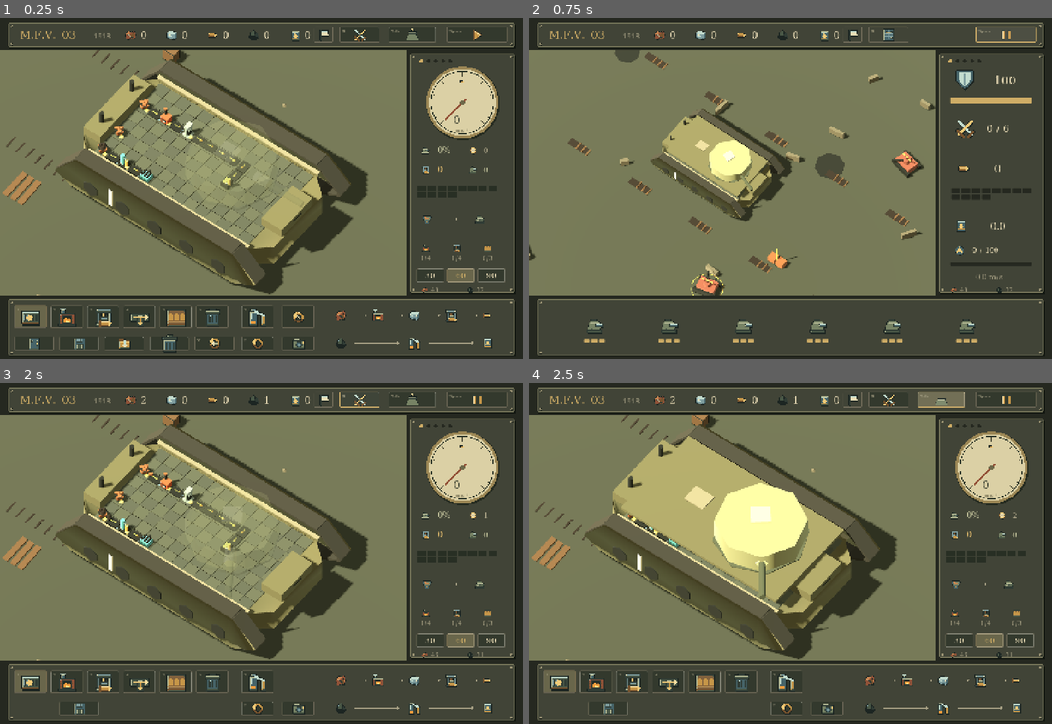
Above: before the commit, frames 1-4 (two rows, left to right).
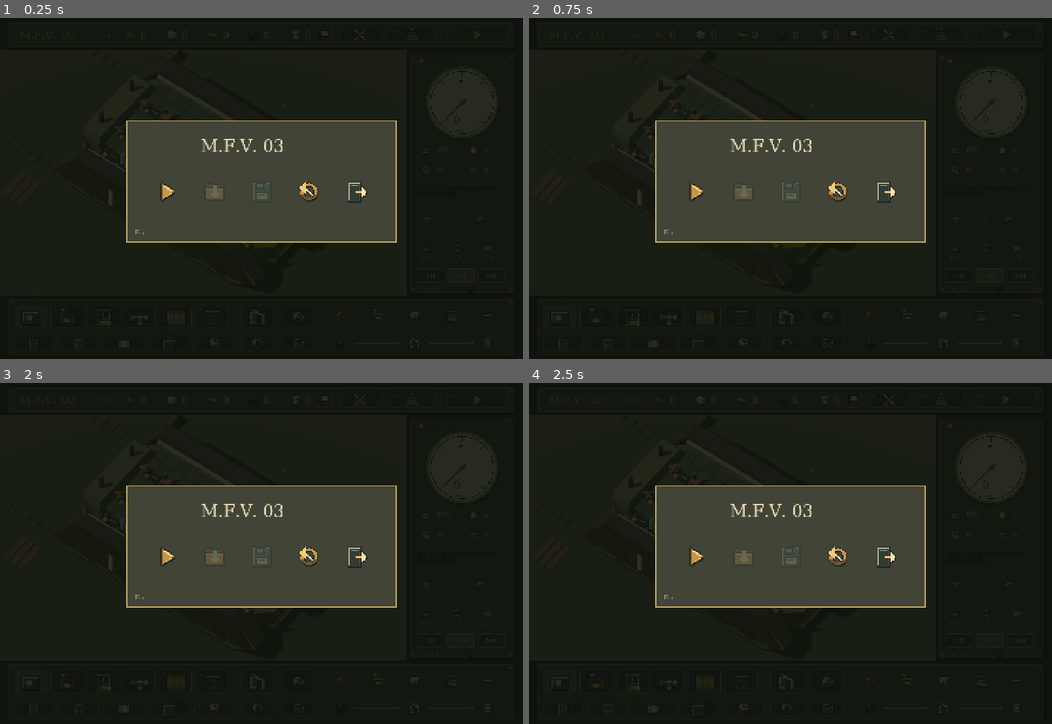
Above: after the commit, the same moments.

Repository: dicenull/last-supply-line
Game: Godot game, scene res://main.tscn
The game is run twice, just before and just after one commit, with the same random seed, the same clock (stepped at 60 frames per second) and the same inputs.
Inputs (mouse positions are in pixels of both pictures, inside the frame that each line leads up to):
- Up to frame 1 (0.25 s): no input
- Up to frame 2 (0.75 s): click (1004, 35) at 0.52 s
- Up to frame 3 (2 s): click (360, 400) at 1.27 s
- Up to frame 4 (2.5 s): click (942, 400) at 2.02 s

The runs differ from the first frame. In frame 1, 89% of the frame differs, in the area x 0-99%, y 1-100%; in frame 2, 90%; in frame 3, 89%; in frame 4, 89%.

Commit message:
feat: add icon-only startup pause resume and save-on-exit menu

Diff:
--- a/scripts/factory_view.gd
+++ b/scripts/factory_view.gd
@@ -16,6 +16,15 @@
 var factory_container: SubViewportContainer
 var battle_mode = false
 var started = false
+const RunSave = preload("res://scripts/run_save.gd")
+const RunMenu = preload("res://scripts/run_menu.gd")
+var checkpoint = RunSave.new()
+var checkpoint_path = "user://run_save.mfv"
+var show_start_menu = true
+var menu
+var menu_title = true
+var menu_status = ""
+var menu_was_running = false
 const RunState = preload("res://scripts/run_state.gd")
 var expedition = RunState.new(int(Time.get_unix_time_from_system()))
 var choice_buttons: Array = []
@@ -42,6 +51,7 @@
 var last_message = ""
 
 func _ready():
+	get_tree().auto_accept_quit = false
 	factory.finite_resources = true
 	factory.auto_fire = false
 	factory.example()
@@ -90,6 +100,13 @@
 	for i in range(3):
 		var target = [30,60,90][i]
 		icon_button("rate",Rect2(1147+i*84,691,76,38),func(): factory.rate = target,str(target))
+	var menu_layer = CanvasLayer.new()
+	menu_layer.layer = 10
+	add_child(menu_layer)
+	menu = RunMenu.new()
+	menu.game = self
+	menu_layer.add_child(menu)
+	if show_start_menu: open_menu(true)
 
 func toggle_running():
 	if expedition.phase not in ["prepare","travel"]: return
@@ -269,6 +286,11 @@
 		hover = cell_at(event.position)
 
 func _unhandled_input(event):
+	if event is InputEventKey and event.pressed and not event.echo and event.keycode == KEY_ESCAPE:
+		if menu.visible: close_menu()
+		else: open_menu(false)
+		return
+	if menu.visible: return
 	if expedition.phase not in ["prepare","travel"]:
 		if event is InputEventKey and event.pressed and not event.echo and event.keycode == KEY_R and expedition.phase in ["won","lost","retreated"]: reset_battle()
 		return
@@ -561,3 +583,57 @@
 			text_at(str(route.enemy_hp),at+Vector2(290,43),22,INK)
 			symbol("move",at+Vector2(260,78),0.65)
 			text_at(str(int(route.length)),at+Vector2(290,86),22,INK)
+
+func open_menu(title: bool = false):
+	menu_title = title
+	menu_was_running = factory.running
+	factory.running = false
+	menu_status = ""
+	menu.visible = true
+	menu.refresh()
+
+func close_menu():
+	menu.visible = false
+	if not menu_title and expedition.phase == "travel": factory.running = menu_was_running
+	menu_title = false
+
+func save_checkpoint() -> bool:
+	var success = checkpoint.write_file(checkpoint_path,checkpoint.snapshot(self))
+	menu_status = "victory" if success else "defeat"
+	if menu != null: menu.refresh()
+	return success
+
+func load_checkpoint() -> bool:
+	var data = checkpoint.read_file(checkpoint_path)
+	if data.is_empty(): data = checkpoint.read_file(checkpoint_path+".bak")
+	if data.is_empty() or not checkpoint.apply(self,data):
+		menu_status = "defeat"
+		menu.refresh()
+		return false
+	menu_was_running = false
+	menu_title = false
+	menu.visible = false
+	return true
+
+func menu_action(index: int):
+	match index:
+		0: close_menu()
+		1: load_checkpoint()
+		2: save_checkpoint()
+		3:
+			ensure_battle()
+			reset_battle()
+			menu_was_running = false
+			menu_title = false
+			menu.visible = false
+		4:
+			if menu_title or save_checkpoint(): get_tree().quit()
+
+func _notification(what: int):
+	if what == NOTIFICATION_WM_CLOSE_REQUEST:
+		if menu_title or save_checkpoint():
+			get_tree().quit()
+		else:
+			open_menu(false)
+			menu_status = "defeat"
+			menu.refresh()
--- a/scripts/pixel_icons.gd
+++ b/scripts/pixel_icons.gd
@@ -7,7 +7,7 @@
 	"rust":"905238", "rust_hi":"cb8651", "red":"a94735", "fire":"f39d3c", "yellow":"ffe88a",
 	"steel":"7f9e9f", "steel_hi":"c3dcce", "steel_dark":"466469", "inlet":"70d4cc", "wood":"80613e", "wood_hi":"b38d55"
 }
-const KINDS = ["scrap","steel","shell","belt","furnace","pre …(206 unchanged characters)… ,"engine","coal_source","move","retreat"]
+const KINDS = ["scrap","steel","shell","belt","furnace","pre …(206 unchanged characters)… ,"engine","coal_source","move","retreat","exit"]
 var cache: Dictionary = {}
 var canvas: Image
 
@@ -231,6 +231,11 @@
 		"move":
 			disk(16,16,12,"steel_dark")
 			poly([[16,4],[25,24],[16,20],[7,24]],"gold_hi")
+		"exit":
+			plate(5,3,18,27,"bronze")
+			plate(8,6,12,22,"deep")
+			rect(15,15,12,4,"gold_hi")
+			poly([[24,10],[31,17],[24,24]],"cream")
 		"retreat":
 			plate(6,3,3,27,"steel")
 			poly([[9,4],[28,4],[24,10],[28,17],[9,17]],"white")
--- /dev/null
+++ b/scripts/run_menu.gd
@@ -0,0 +1,43 @@
+extends Control
+## Icon-only modal over both 3D viewports. No explanatory UI text.
+var game
+var actions: Array = []
+func _ready():
+	position = Vector2.ZERO
+	size = Vector2(1440,940)
+	mouse_filter = Control.MOUSE_FILTER_STOP
+	texture_filter = CanvasItem.TEXTURE_FILTER_NEAREST
+	for i in range(5):
+		var index = i
+		var button = Button.new()
+		button.position = Vector2(405+i*130,434)
+		button.size = Vector2(110,88)
+		button.focus_mode = Control.FOCUS_NONE
+		for state in ["normal","hover","pressed","disabled"]:
+			var style = StyleBoxFlat.new()
+			style.bg_color = Color(1,1,1,0.08) if state == "hover" else Color.TRANSPARENT
+			button.add_theme_stylebox_override(state,style)
+		button.pressed.connect(func(): game.menu_action(index))
+		add_child(button)
+		actions.append(button)
+	visible = false
+
+func refresh():
+	actions[1].disabled = not FileAccess.file_exists(game.checkpoint_path) and not FileAccess.file_exists(game.checkpoint_path+".bak")
+	actions[2].disabled = game.menu_title
+	queue_redraw()
+
+func _draw():
+	draw_rect(Rect2(0,0,1440,940),Color(0.04,0.06,0.04,0.86))
+	draw_rect(Rect2(348,284,744,334),Color("414437"))
+	draw_rect(Rect2(348,284,744,334),Color("cfad66"),false,2)
+	draw_string(game.font,Vector2(553,370),"M.F.V. 03",HORIZONTAL_ALIGNMENT_LEFT,-1,46,Color("e4d7b2"))
+	var kinds = ["play","load","save","reset","exit"]
+	for i in range(kinds.size()):
+		var at = Vector2(405+i*130,434)
+		draw_rect(Rect2(at,Vector2(110,88)),Color("a7a084"),false,1)
+		var tint = Color(1,1,1,0.25) if actions[i].disabled else Color.WHITE
+		draw_texture_rect(game.pixel_icons.texture(kinds[i]),Rect2(at+Vector2(23,12),Vector2(64,64)),false,tint)
+	if game.menu_status != "":
+		draw_texture_rect(game.pixel_icons.texture(game.menu_status),Rect2(699,551,42,42),false)
+	draw_string(game.font,Vector2(372,598),"Esc",HORIZONTAL_ALIGNMENT_LEFT,-1,15,Color("a7a084"))
--- a/tests/battle_test.gd
+++ b/tests/battle_test.gd
@@ -16,6 +16,7 @@
 func run():
 	root.size = Vector2i(1440,940)
 	game = load("res://main.tscn").instantiate()
+	game.show_start_menu = false
 	root.add_child(game)
 	await process_frame
 	game.set_process(false)
--- a/tests/run_test.gd
+++ b/tests/run_test.gd
@@ -35,6 +35,7 @@
 	check(f.injected == 1 and f.reserves.scrap == 0,"finite sources cannot create uncollected resources")
 	check(f.collect("coal",1000) == 100 and f.collect("coal",1) == 0,"collection respects cargo capacity")
 	var game = load("res://main.tscn").instantiate()
+	game.show_start_menu = false
 	root.add_child(game)
 	await process_frame
 	game.set_process(false)
--- a/tests/run_ui_test.gd
+++ b/tests/run_ui_test.gd
@@ -29,6 +29,7 @@
 func run():
 	root.size = Vector2i(1440,940)
 	game = load("res://main.tscn").instantiate()
+	game.show_start_menu = false
 	root.add_child(game)
 	await process_frame
 	game.set_process(false)
--- a/tests/tank_ui_test.gd
+++ b/tests/tank_ui_test.gd
@@ -42,6 +42,7 @@
 func run():
 	root.size = Vector2i(1440,940)
 	game = load("res://main.tscn").instantiate()
+	game.show_start_menu = false
 	root.add_child(game)
 	await create_timer(0.7).timeout
 	check(game.factory.count_kind("furnace") == 1 and game.factory.count_kind("press") == 1 and game.factory.count_kind("refinery") == 1,"startup includes ammunition and fuel example lines")
Not shown, added: scripts/run_menu.gd.uid
